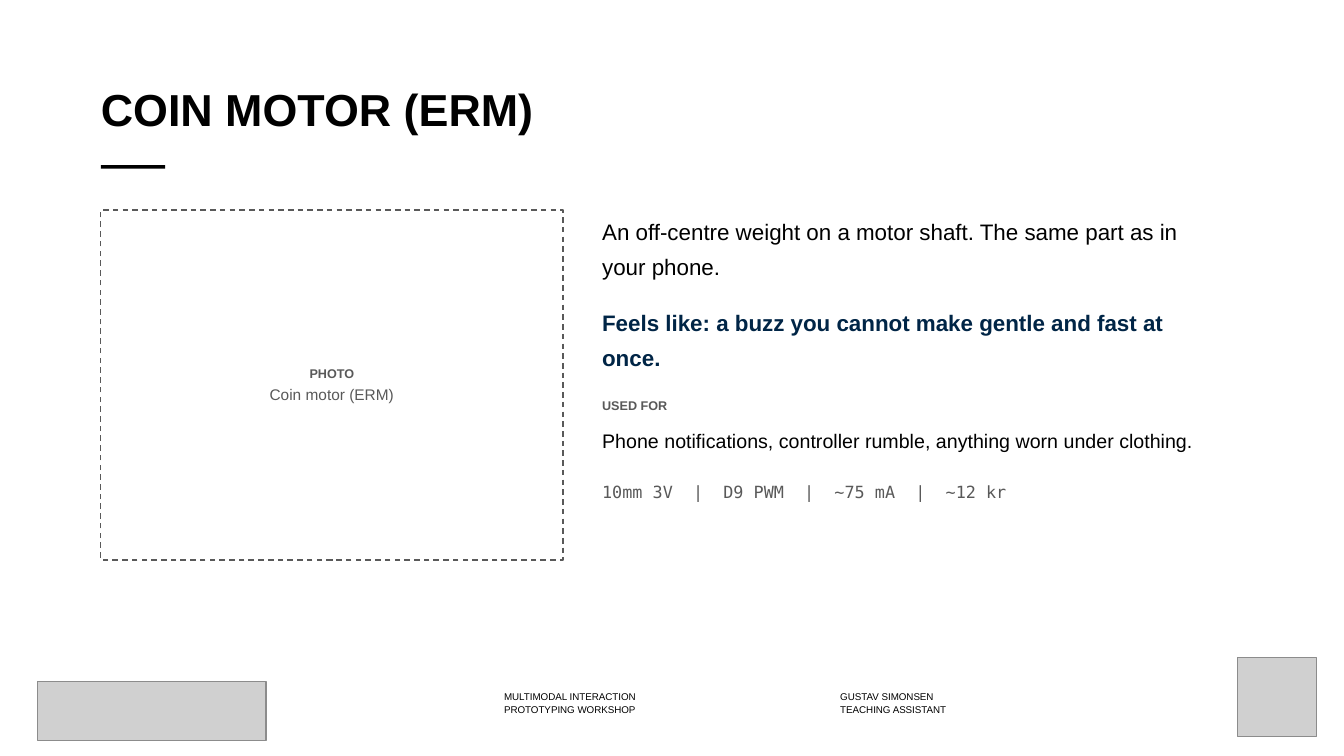
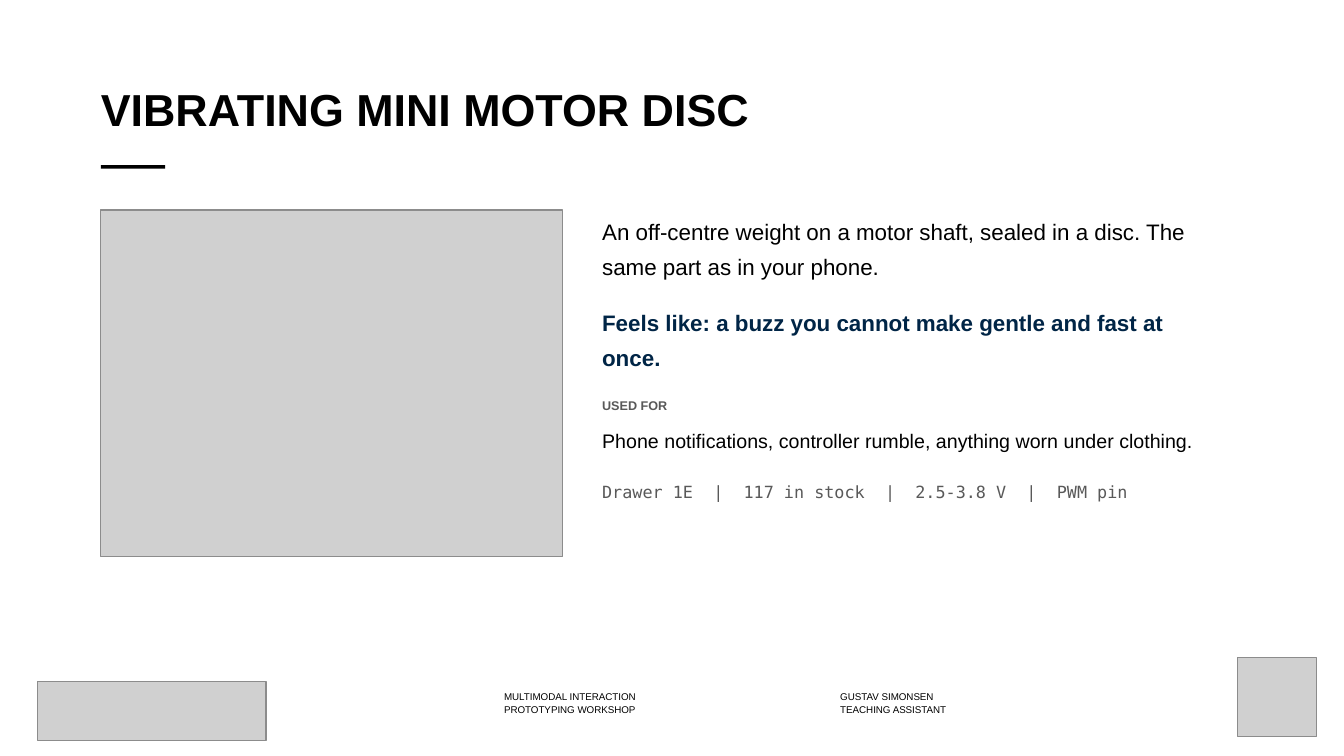
Before and after one commit to labtools-au/multimodal-actuator-workshop, a slide deck: slide 10 of docs/multimodal-actuator-workshop.pptx. Drawn at 1344x756 pixels with LibreOffice and Linux fonts; fonts in the diff are those of the drawing; grey boxes stand for pictures; background and template pictures are left out. Boxes give left, top, right and bottom in pixels: in the first picture for what was removed or moved away, otherwise in the second. Text is boxed around its words. In the diff, an @@ line names an element or a change of style, - is before the commit and + after.

```diff
--- a/docs/multimodal-actuator-workshop.pptx
+++ b/docs/multimodal-actuator-workshop.pptx
@@ title at [101,94,749,127]: text changed @@
-COIN MOTOR (ERM)
+VIBRATING MINI MOTOR DISC
@@ rectangle removed at [101,210,563,560] @@
-PHOTO
-Coin motor (ERM)
@@ picture added at [101,210,563,557] @@
@@ text at [602,223,1185,280]: text changed @@
-An off-centre weight on a motor shaft. The same part as in your phone.
+An off-centre weight on a motor shaft, sealed in a disc. The same part as in your phone.
@@ text at [602,485,1127,502]: text changed @@
-10mm 3V | D9 PWM | ~75 mA | ~12 kr
+Drawer 1E | 117 in stock | 2.5-3.8 V | PWM pin
```
Also in this commit, not shown: 4 other slides changed, 1 slide added, 1 slide removed, 9 other files.
